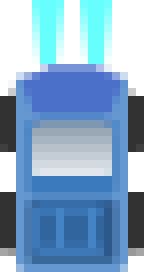
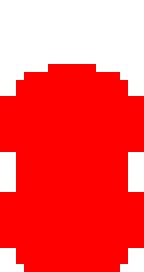
Layer changes from the first 144 × 272 image to the second:
showed "bounds" over (0, 64, 144, 272)
hid group "headlights" (2 layers) over (32, 0, 112, 64)
hid "surface", painted on it, masked it over (0, 64, 144, 272)
